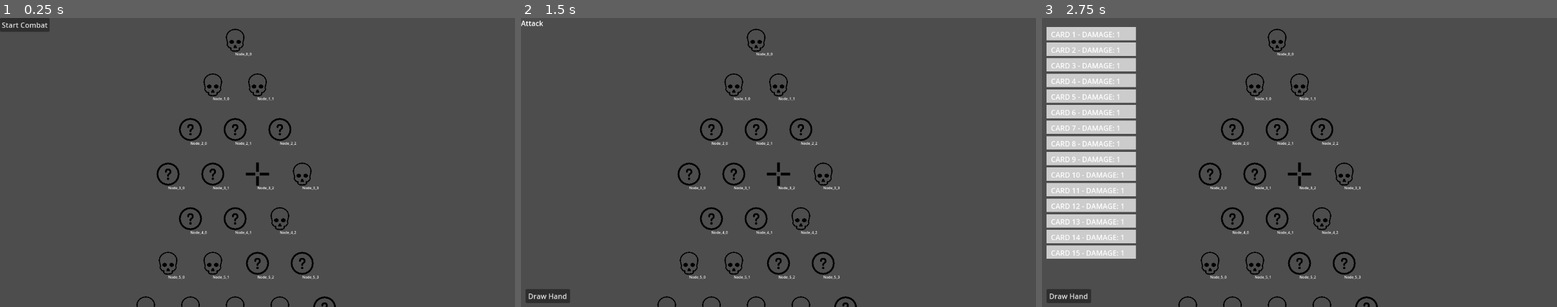
Above: before the commit, frames 1-3 (left to right).
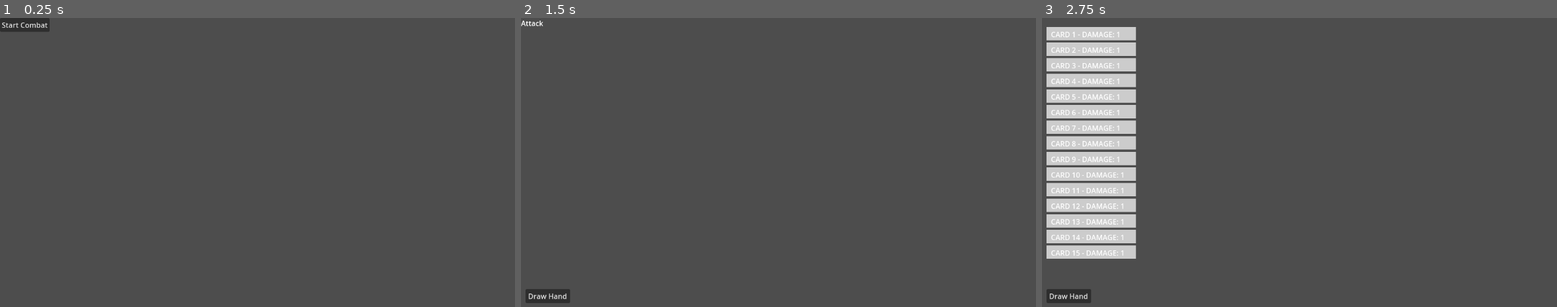
Above: after the commit, the same moments.

Repository: JosieBarber/roguelike
Game: Godot game, scene res://scenes/Main.tscn
The game is run twice, just before and just after one commit, with the same random seed, the same clock (stepped at 60 frames per second) and the same inputs.
Inputs:
- Up to frame 1 (0.25 s): no input
- Up to frame 2 (1.5 s): click "Start Combat" at 0.5 s; click "Draw Hand" at 1.25 s
- Up to frame 3 (2.75 s): click "Draw Hand" at 2 s

The runs differ from the first frame. In frame 1, 2.2% of the frame differs, in the area x 26-66%, y 3-100%; in frame 2, 2.2%; in frame 3, 2.2%.

Commit message:
Revert "Add slight visuals to navigation scene"
This reverts commit 03fd4986d7882365e5b5cdfa6844c2821d2e87e1.

Diff:
--- a/scenes/Attack_Phase.tscn
+++ b/scenes/Attack_Phase.tscn
@@ -1,6 +1,6 @@
 [gd_scene load_steps=2 format=3 uid="uid://bfw14idsdji"]
 
-[ext_resource type="Script" path="res://scripts/CombatScripts/attack.gd" id="1"]
+[ext_resource type="Script" path="res://scripts/attack.gd" id="1"]
 
 [node name="Attack_Phase" type="Node2D"]
 script = ExtResource("1")
--- a/scenes/Combat.tscn
+++ b/scenes/Combat.tscn
@@ -1,6 +1,6 @@
 [gd_scene load_steps=2 format=3 uid="uid://bl83ryin8usen"]
 
-[ext_resource type="Script" path="res://scripts/CombatScripts/combat.gd" id="1"]
+[ext_resource type="Script" path="res://scripts/combat.gd" id="1"]
 
 [node name="StartCombat" type="Control"]
 layout_mode = 3
--- a/scenes/Main.tscn
+++ b/scenes/Main.tscn
@@ -1,12 +1,11 @@
-[gd_scene load_steps=8 format=3 uid="uid://cwemnyae3i5ol"]
+[gd_scene load_steps=7 format=3 uid="uid://cwemnyae3i5ol"]
 
 [ext_resource type="PackedScene" uid="uid://bl83ryin8usen" path="res://scenes/Combat.tscn" id="1"]
 [ext_resource type="Script" path="res://scripts/main.gd" id="1_gypjv"]
 [ext_resource type="Script" path="res://scripts/player.gd" id="2"]
 [ext_resource type="PackedScene" uid="uid://duk30r0o83e5r" path="res://scenes/Planning_Phase.tscn" id="3_8yjyb"]
 [ext_resource type="PackedScene" uid="uid://bfw14idsdji" path="res://scenes/Attack_Phase.tscn" id="4_sj6l7"]
-[ext_resource type="Script" path="res://scripts/CombatScripts/enemy.gd" id="6_arl7q"]
-[ext_resource type="PackedScene" uid="uid://3smxlufci41n" path="res://scenes/Navigation.tscn" id="7_534qk"]
+[ext_resource type="Script" path="res://scripts/enemy.gd" id="6_arl7q"]
 
 [node name="Main" type="Node2D"]
 script = ExtResource("1_gypjv")
@@ -23,7 +22,4 @@
 visible = false
 
 [node name="Enemy" type="Node2D" parent="Combat"]
-visible = false
 script = ExtResource("6_arl7q")
-
-[node name="Navigation" parent="." instance=ExtResource("7_534qk")]
--- a/scenes/Navigation.tscn
+++ /dev/null
@@ -1,6 +0,0 @@
-[gd_scene load_steps=2 format=3 uid="uid://3smxlufci41n"]
-
-[ext_resource type="Script" path="res://scripts/NavigationScripts/navigation.gd" id="1"]
-
-[node name="Navigation" type="Node2D"]
-script = ExtResource("1")
--- a/scenes/Planning_Phase.tscn
+++ b/scenes/Planning_Phase.tscn
@@ -1,6 +1,6 @@
 [gd_scene load_steps=2 format=3 uid="uid://duk30r0o83e5r"]
 
-[ext_resource type="Script" path="res://scripts/CombatScripts/planning.gd" id="2"]
+[ext_resource type="Script" path="res://scripts/planning.gd" id="2"]
 
 [node name="Planning_Phase" type="Node2D"]
 script = ExtResource("2")
--- a/scripts/NavigationScripts/area_node.gd
+++ /dev/null
@@ -1,32 +0,0 @@
-extends Resource
-
-class_name AreaNode
-
-enum NodeType { COMBAT, CLINIC, ENCOUNTER, SHOP }
-
-static func node_type_to_string(node_type: NodeType) -> String:
-	match node_type:
-		NodeType.COMBAT:
-			return "COMBAT"
-		NodeType.CLINIC:
-			return "CLINIC"
-		NodeType.ENCOUNTER:
-			return "ENCOUNTER"
-		NodeType.SHOP:
-			return "SHOP"
-		_:
-			return "UNKNOWN"
-
-var type: NodeType
-var connections: Array
-var name: String
-
-func _init(_type: NodeType):
-	type = _type
-	connections = []
-	name = ""
-
-func as_string() -> String:
-	var connection_types = connections.map(func(conn) -> String:
-		return AreaNode.node_type_to_string(conn.type))
-	return "Name: %s, Type: %s, Connections: %s" % [name, AreaNode.node_type_to_string(type), str(connection_types)]
--- a/scripts/NavigationScripts/navigation.gd
+++ /dev/null
@@ -1,118 +0,0 @@
-extends Node2D
-
-# Import the AreaNode class
-const AreaNode = preload("res://scripts/NavigationScripts/area_node.gd")
-
-var graph = []
-var icons = {
-	AreaNode.NodeType.COMBAT: preload("res://assets/Combat Icon.png"),
-	AreaNode.NodeType.CLINIC: preload("res://assets/Clinic Icon.png"),
-	AreaNode.NodeType.ENCOUNTER: preload("res://assets/Question Mark Icon.png"),
-	AreaNode.NodeType.SHOP: preload("res://assets/Shop Icon.png")
-}
-
-# Likelihoods for each node type
-var node_type_likelihoods = {
-	AreaNode.NodeType.COMBAT: 0.55,
-	AreaNode.NodeType.CLINIC: 0.05,
-	AreaNode.NodeType.ENCOUNTER: 0.4,
-	AreaNode.NodeType.SHOP: 0.1
-}
-
-func _ready():
-	generate_area()
-	display_area()
-
-func generate_area():
-	var levels = 10
-	var node_counts = [1, 2, 3, 4, 3, 4, 5, 3, 2, 1]
-	var node_types = [AreaNode.NodeType.COMBAT, AreaNode.NodeType.CLINIC, AreaNode.NodeType.ENCOUNTER, AreaNode.NodeType.SHOP]
-
-	for i in range(levels):
-		var level_nodes = []
-		for j in range(node_counts[i]):
-			var node_type = get_random_node_type()
-			if i == 0 or i == levels - 1:
-				node_type = AreaNode.NodeType.COMBAT
-			var node = AreaNode.new(node_type)
-			node.name =  "Node_%d_%d" % [i, j]
-			level_nodes.append(node)
-		graph.append(level_nodes)
-
-	# Ensure at least one COMBAT node in level 1
-	if levels > 1 and graph[1].size() > 0:
-		graph[1][0].type = AreaNode.NodeType.COMBAT
-
-	connect_nodes()
-	print_area()
-
-func get_random_node_type() -> AreaNode.NodeType:
-	var rand_value = randf()
-	var cumulative = 0.0
-	for node_type in node_type_likelihoods.keys():
-		cumulative += node_type_likelihoods[node_type]
-		if rand_value < cumulative:
-			return node_type
-	return AreaNode.NodeType.COMBAT  # Default fallback
-
-func connect_nodes():
-	for i in range(graph.size() - 1):
-		for j in range(graph[i].size()):
-			var node = graph[i][j]
-			var next_level = graph[i + 1]
-			var connections = []
-			if j < next_level.size():
-				connections.append(next_level[j])
-			if j + 1 < next_level.size():
-				connections.append(next_level[j + 1])
-			if connections.size() == 0 and next_level.size() > 0:
-				connections.append(next_level[0])
-			node.connections = connections
-
-	# Ensure all nodes in the next level have at least one parent
-	for i in range(graph.size() - 1):
-		var next_level = graph[i + 1]
-		for j in range(next_level.size()):
-			var has_parent = false
-			for node in graph[i]:
-				if next_level[j] in node.connections:
-					has_parent = true
-					break
-			if not has_parent:
-				graph[i][randi() % graph[i].size()].connections.append(next_level[j])
-
-	# Ensure all nodes in the current level have at least one child
-	for i in range(graph.size() - 1):
-		for node in graph[i]:
-			if node.connections.size() == 0:
-				node.connections.append(graph[i + 1][randi() % graph[i + 1].size()])
-
-func print_area():
-	for i in range(graph.size()):
-		print("Level %d:" % i)
-		for node in graph[i]:
-			print("%s: %s" % [node.name, node.to_string()])
-			for connection in node.connections:
-				print("  -> %s" % connection.name)
-			print("")
-
-func display_area():
-	var y_offset = 50
-	var x_spacing = 100
-	var y_spacing = 100
-
-	for i in range(graph.size()):
-		var x_offset = (get_viewport().size.x - (graph[i].size() * x_spacing)) / 2
-		for j in range(graph[i].size()):
-			var node = graph[i][j]
-			var icon = Sprite2D.new()
-			icon.texture = icons[node.type]
-			icon.scale = Vector2(0.1, 0.1)
-			icon.position = Vector2(x_offset + j * x_spacing, y_offset + i * y_spacing)
-			add_child(icon)
-
-			var label = Label.new()
-			label.text = node.name
-			label.position = icon.position + Vector2(0, 25)
-			label.scale = Vector2(0.5, 0.5)
-			add_child(label)
Renamed: scripts/CombatScripts/attack.gd -> scripts/attack.gd
Renamed: scripts/CombatScripts/card.gd -> scripts/card.gd
Renamed: scripts/CombatScripts/card_display.gd -> scripts/card_display.gd
Renamed: scripts/CombatScripts/combat.gd -> scripts/combat.gd
Renamed: scripts/CombatScripts/enemy.gd -> scripts/enemy.gd
Renamed: scripts/CombatScripts/enemyGeneration.gd -> scripts/enemyGeneration.gd
Renamed: scripts/CombatScripts/planning.gd -> scripts/planning.gd
